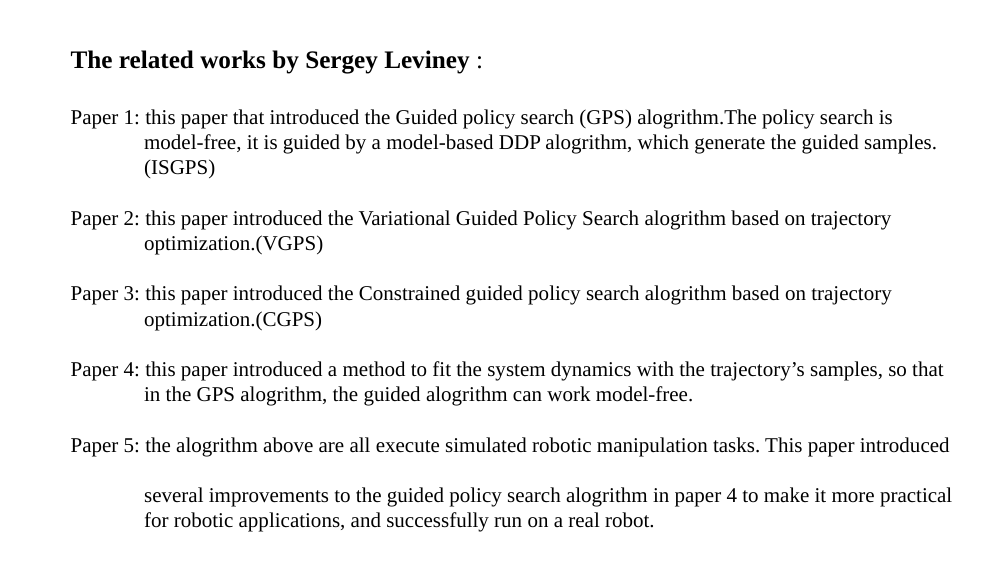
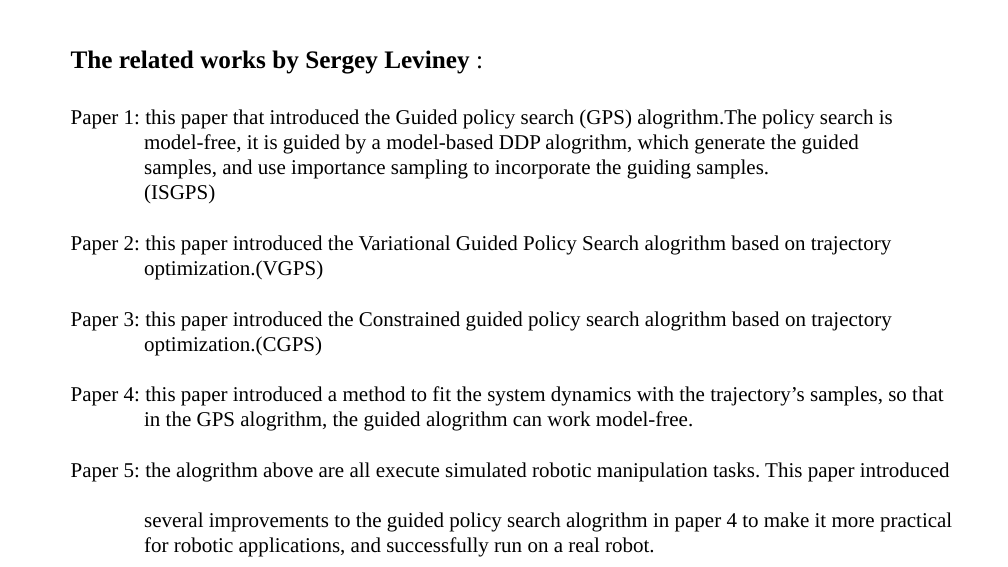
Before and after one commit to yychrzh/my-reinforcement-learning, a slide deck: slide 3 of PPT/End-to-End Training of Deep Visuomotor Policies.pptx. Drawn at 1008x567 pixels with LibreOffice and Linux fonts; fonts in the diff are those of the drawing. Boxes give left, top, right and bottom in pixels: in the first picture for what was removed or moved away, otherwise in the second. Text is boxed around its words. In the diff, an @@ line names an element or a change of style, - is before the commit and + after.

```diff
--- a/PPT/End-to-End Training of Deep Visuomotor Policies.pptx
+++ b/PPT/End-to-End Training of Deep Visuomotor Policies.pptx
@@ text at [144, 134, 859, 179]: text changed @@
-model-free, it is guided by a model-based DDP alogrithm, which generate the guided samples.
+model-free, it is guided by a model-based DDP alogrithm, which generate the guided
+samples, and use importance sampling to incorporate the guiding samples.
```
Also in this commit, not shown: 3 other slides changed, 5 other files.
